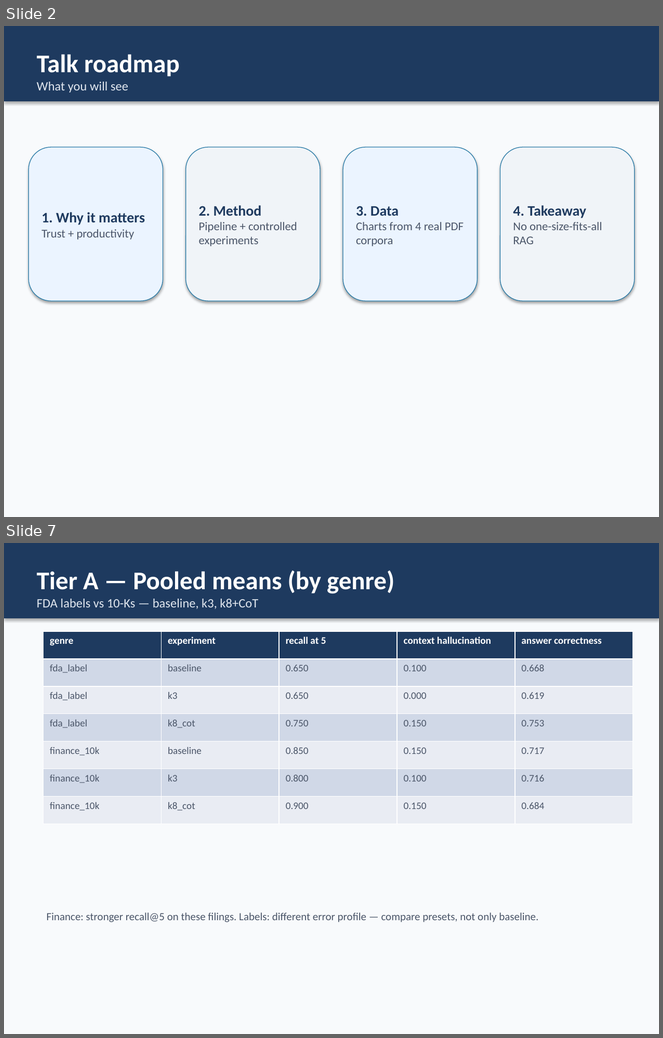
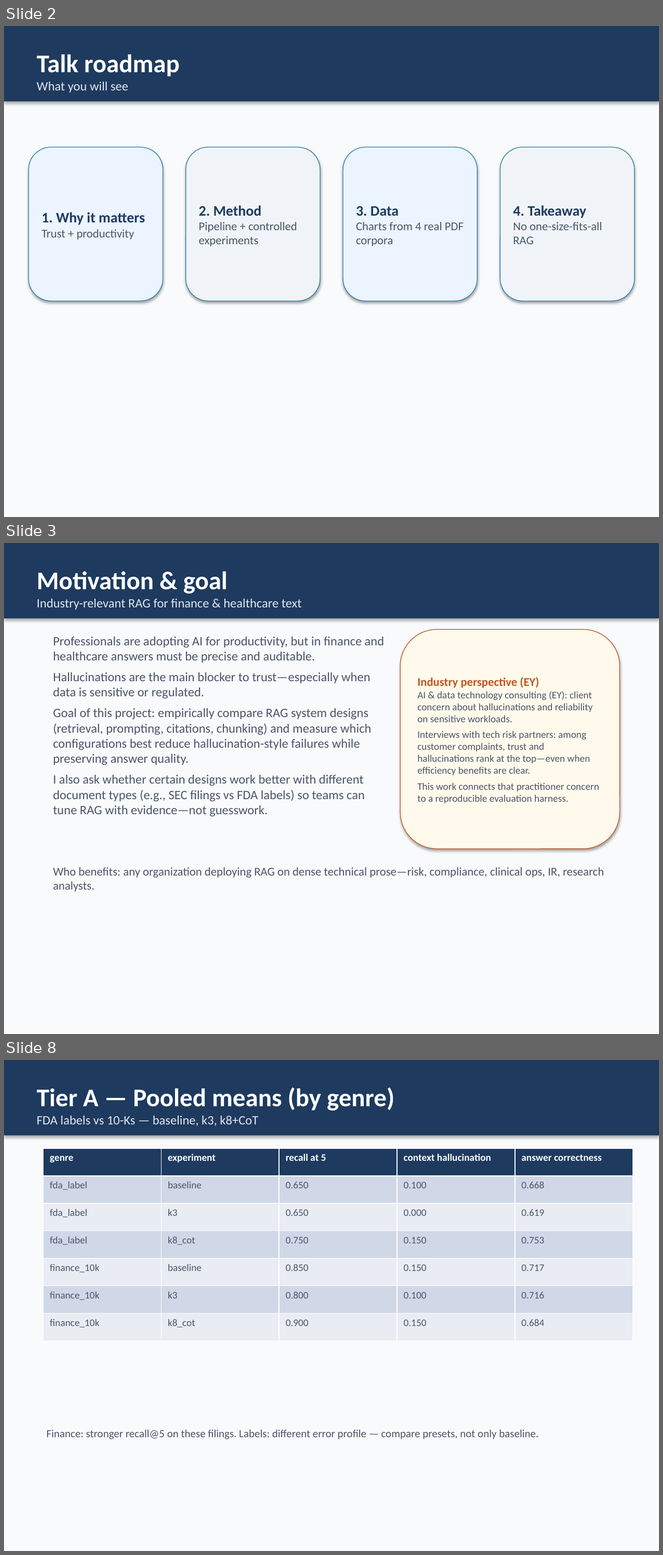
Before and after one commit to TrevorConnolly/FinanceQAHallucinations, a slide deck: outputs/presentation/RAG_Hallucination_Capstone.pptx. Shown one above the other, each under a label of ours: slides 2 and 7 before the commit, slides 2, 3 and 8 after it; the slides between them are not shown. The pictures are 663x1038 and 663x1555 pixels, drawn with LibreOffice and Linux fonts; fonts in the diff are those of the drawing. Boxes give left, top, right and bottom in pixels: in the first picture for what was removed or moved away, otherwise in the second. Text is boxed around its words. In the diff, an @@ line names an element or a change of style, - is before the commit and + after.

```diff
--- a/outputs/presentation/RAG_Hallucination_Capstone.pptx
+++ b/outputs/presentation/RAG_Hallucination_Capstone.pptx
@@ slide 3 added at (4,543,659,1034), background #F8FAFC @@
@@ rectangle added at (4,543,659,618), fill #1E3A5F, 14 pt, text #E2E8F0 @@
+Motivation & goal
+Industry-relevant RAG for finance & healthcare text
@@ rounded rectangle added at (400,629,620,849), fill #FFFAEC, outline #C05621 0.75 pt, 11 pt, text #4A5568 @@
+Industry perspective (EY)
+AI & data technology consulting (EY): client concern about hallucinations and reliability on sensitive workloads.
+Interviews with tech risk partners: among customer complaints, trust and hallucinations rank at the top—even when efficiency benefits are clear.
+This work connects that practitioner concern to a reproducible evaluation harness.
@@ text added at (53,637,384,817), 14 pt, text #4A5568 @@
+Professionals are adopting AI for productivity, but in finance and healthcare answers must be precise and auditable.
+Hallucinations are the main blocker to trust—especially when data is sensitive or regulated.
+Goal of this project: empirically compare RAG system designs (retrieval, prompting, citations, chunking) and measure which configurations best reduce hallucination-style failures while preserving answer quality.
+I also ask whether certain designs work better with different document types (e.g., SEC filings vs FDA labels) so teams can tune RAG with evidence—not guesswork.
@@ text added at (53,867,604,892), 13 pt, text #4A5568 @@
+Who benefits: any organization deploying RAG on dense technical prose—risk, compliance, clinical ops, IR, research analysts.
@@ what was slide 7 is now slide 8 @@
```
Also in this commit, not shown: 2 slides changed, 3 other slides added, 3 slides removed, 1 other file.
